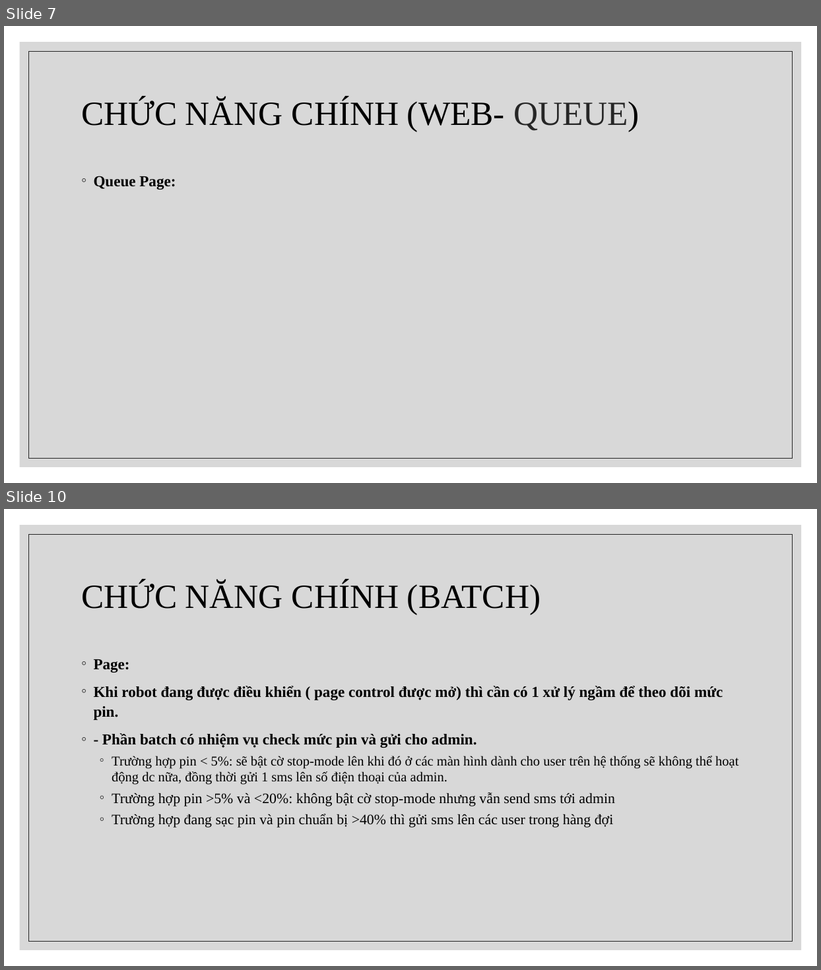
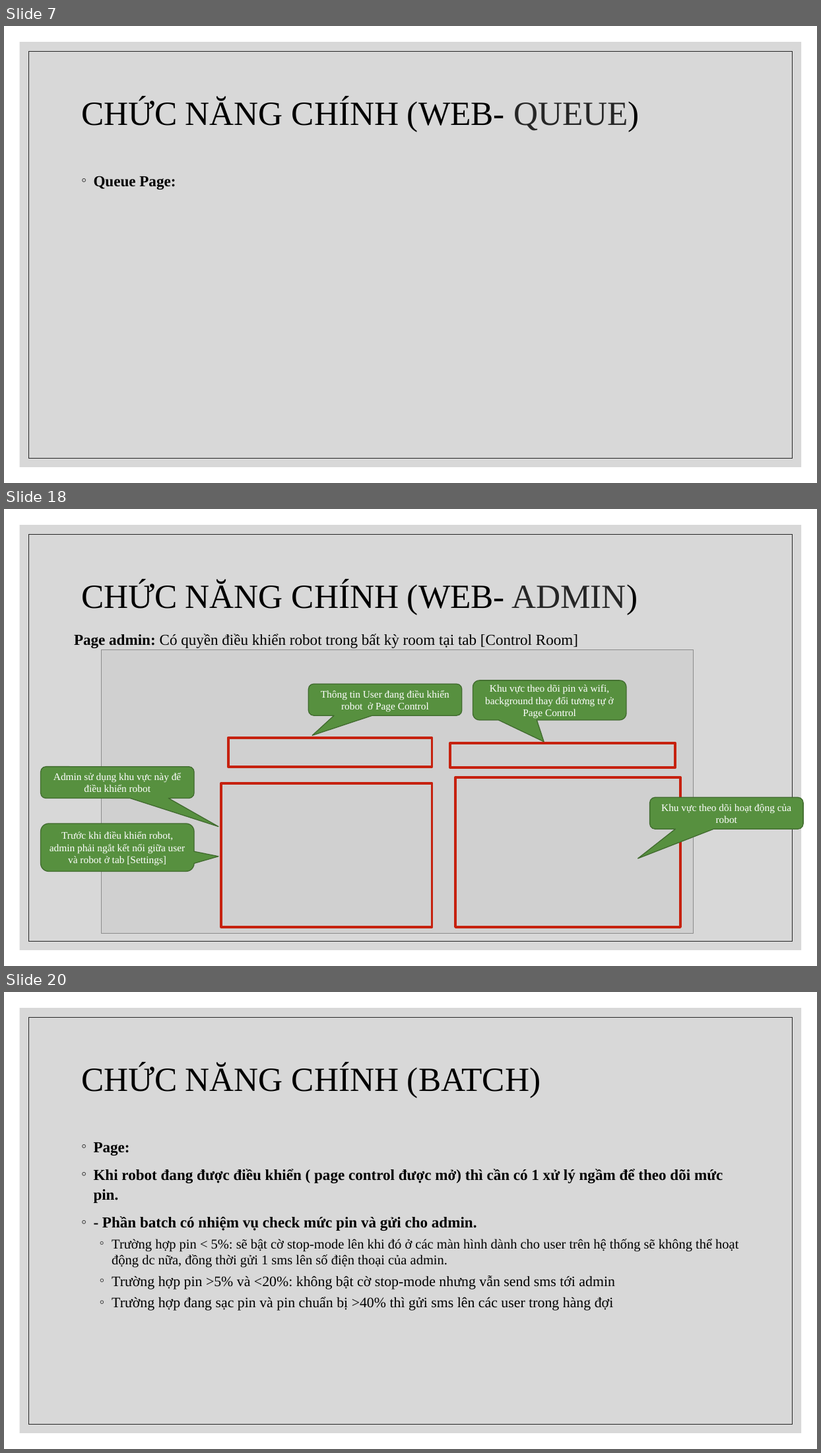
Before and after one commit to chet7h/restart_computer, a slide deck: Restart Computer.pptx. Shown one above the other, each under a label of ours: slides 7 and 10 before the commit, slides 7, 18 and 20 after it; the slides between them are not shown. The pictures are 821x970 and 821x1453 pixels, drawn with LibreOffice and Linux fonts; fonts in the diff are those of the drawing; grey boxes stand for pictures. Boxes give left, top, right and bottom in pixels: in the first picture for what was removed or moved away, otherwise in the second. Text is boxed around its words. In the diff, an @@ line names an element or a change of style, - is before the commit and + after.

```diff
--- a/Restart Computer.pptx
+++ b/Restart Computer.pptx
@@ slide 18 added at bbox=[4, 509, 817, 966], background #FFFFFF; not listed: 2 template elements that a slide beside it also shows @@
@@ title added at bbox=[81, 582, 638, 615], 40 pt, text #000000 @@
+CHỨC NĂNG CHÍNH (WEB- ADMIN)
@@ text added at bbox=[74, 634, 578, 648], 18 pt, text #000000 @@
+Page admin: Có quyền điều khiển robot trong bất kỳ room tại tab [Control Room]
@@ picture added at bbox=[101, 650, 693, 933] @@
@@ rounded speech box added at bbox=[308, 684, 462, 716], fill #57903F, outline #406B2F 1 pt, 12 pt, text #FFFFFF @@
+Thông tin User đang điều khiển robot ở Page Control
@@ rounded speech box added at bbox=[473, 681, 627, 720], fill #57903F, outline #406B2F 1 pt, 12 pt, text #FFFFFF @@
+Khu vực theo dõi pin và wifi, background thay đổi tương tự ở Page Control
@@ rectangle added at bbox=[228, 739, 432, 767], outline #C6210E 3 pt @@
@@ rectangle added at bbox=[451, 743, 676, 768], outline #C6210E 3 pt @@
@@ rounded speech box added at bbox=[40, 767, 194, 799], fill #57903F, outline #406B2F 1 pt, 12 pt, text #FFFFFF @@
+Admin sử dụng khu vực này để điều khiển robot
@@ rectangle added at bbox=[221, 784, 432, 927], outline #C6210E 3 pt @@
@@ rectangle added at bbox=[455, 778, 680, 927], outline #C6210E 3 pt @@
@@ rounded speech box added at bbox=[650, 797, 804, 829], fill #57903F, outline #406B2F 1 pt, 12 pt, text #FFFFFF @@
+Khu vực theo dõi hoạt động của robot
@@ rounded speech box added at bbox=[40, 824, 194, 872], fill #57903F, outline #406B2F 1 pt, 12 pt, text #FFFFFF @@
+Trước khi điều khiển robot, admin phải ngắt kết nối giữa user và robot ở tab [Settings]
@@ what was slide 10 is now slide 20 @@
```
Also in this commit, not shown: 2 slides changed, 9 other slides added.
